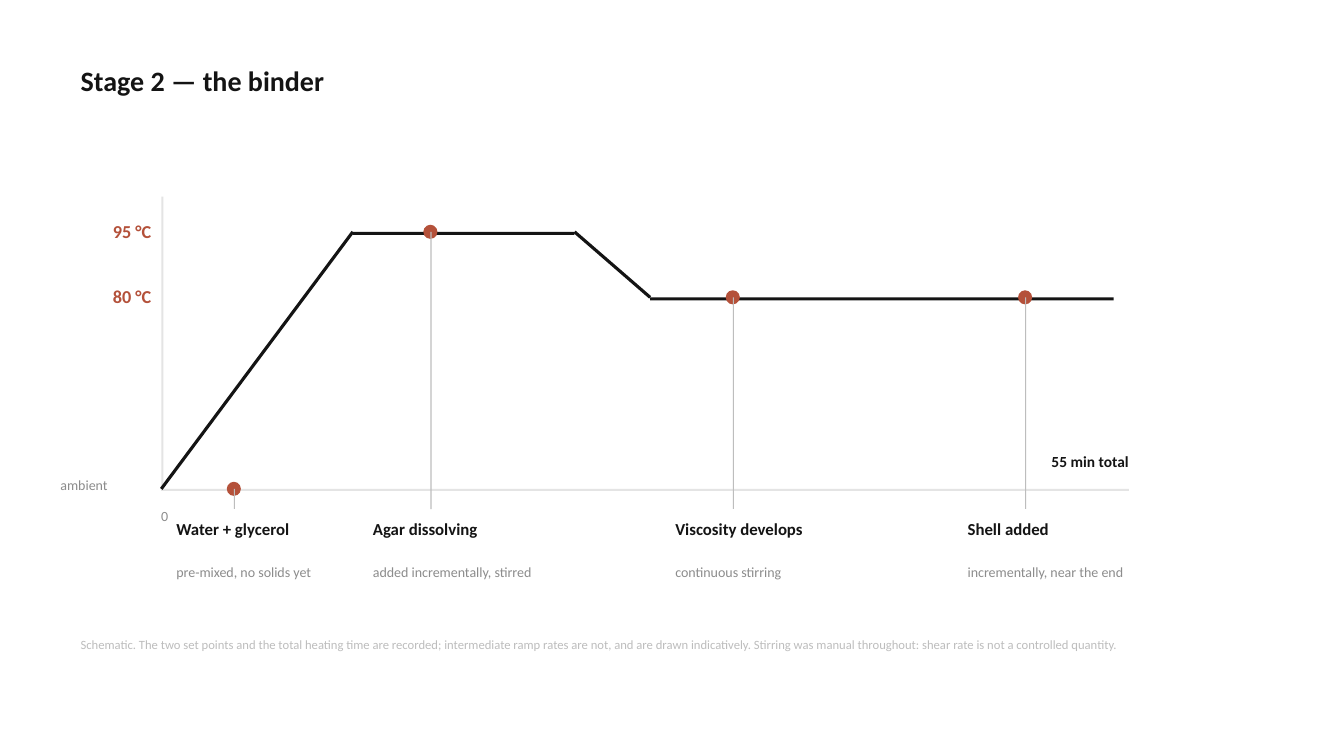
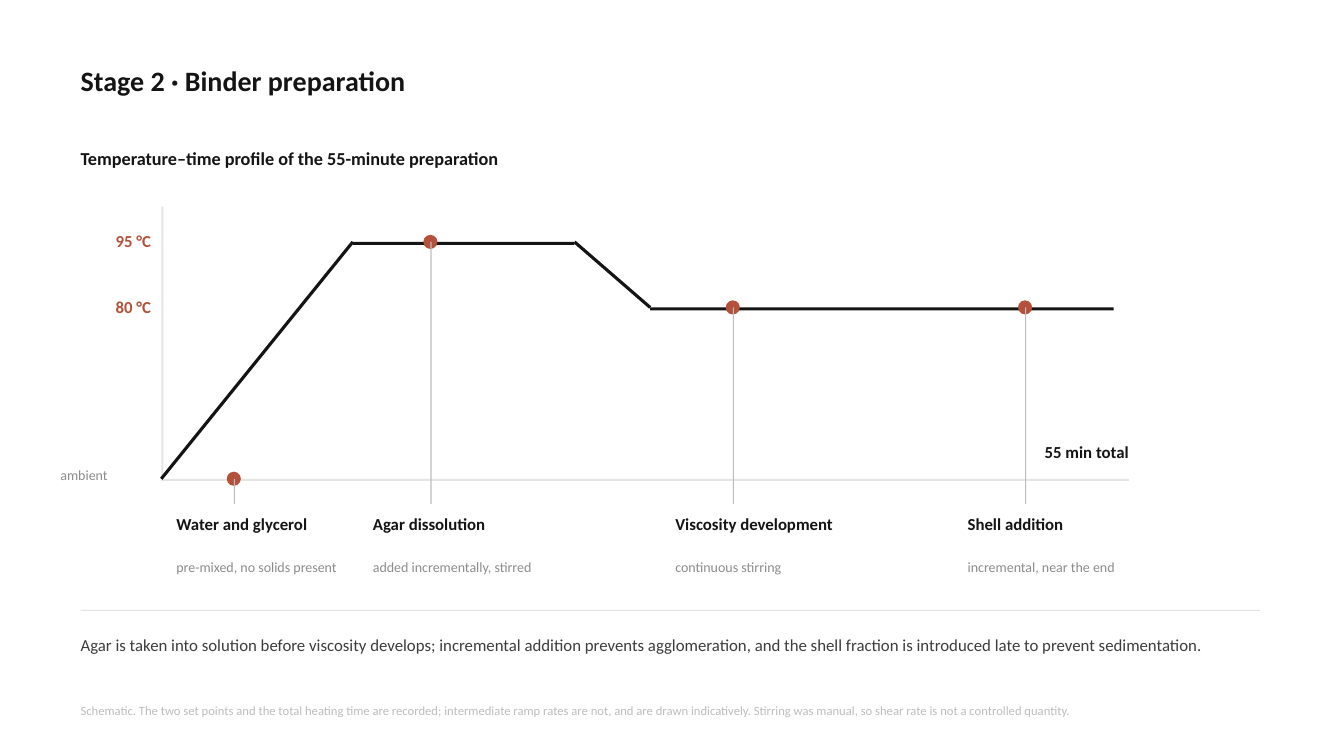
Before and after one commit to bunal91/sanat-ve-mekan, a slide deck: slide 13 of konferans-bildirisi/06-sunum/ICSMMEP26_Presentation_Unal.pptx (slide 11 before the commit). Drawn at 1344x756 pixels with LibreOffice and Linux fonts; fonts in the diff are those of the drawing. Boxes give left, top, right and bottom in pixels: in the first picture for what was removed or moved away, otherwise in the second. Text is boxed around its words. In the diff, an @@ line names an element or a change of style, - is before the commit and + after.

```diff
--- a/konferans-bildirisi/06-sunum/ICSMMEP26_Presentation_Unal.pptx
+++ b/konferans-bildirisi/06-sunum/ICSMMEP26_Presentation_Unal.pptx
@@ text at <box>81,71,405,96</box>: text changed @@
-Stage 2 — the binder
+Stage 2 · Binder preparation
@@ text added at <box>81,152,498,168</box>, 13 pt, text #141414, bold @@
+Temperature–time profile of the 55-minute preparation
@@ rectangle: place and size @@
-rectangle at <box>161,197,163,489</box>
+rectangle at <box>161,207,163,479</box>
@@ text "95 °C" at <box>116,235,151,247</box>: size 13 to 12 pt @@
@@ 3 ellipses, 2 texts, 2 rectangles, 1 line: place and size @@
-3 ellipses, 2 texts, 2 rectangles, 1 line at <box>113,225,1114,304</box>
+3 ellipses, 2 texts, 2 rectangles, 1 line at <box>116,235,1114,315</box>
@@ line moved from (161, 489) - (353, 232) to (161, 479) - (353, 242) @@
@@ rectangle: place and size @@
-rectangle at <box>431,232,432,509</box>
+rectangle at <box>431,242,432,504</box>
@@ text "80 °C" at <box>116,301,151,313</box>: size 13 to 12 pt @@
@@ rectangle: place and size @@
-rectangle at <box>733,297,734,509</box>
+rectangle at <box>733,308,734,504</box>
@@ rectangle: place and size @@
-rectangle at <box>1025,297,1026,509</box>
+rectangle at <box>1025,308,1026,504</box>
@@ text "55 min total" at <box>1045,446,1129,458</box>: size 11 to 12 pt @@
@@ 2 texts, 1 rectangle, 1 ellipse: place and size @@
-2 texts, 1 rectangle, 1 ellipse at <box>60,456,1129,496</box>
+2 texts, 1 rectangle, 1 ellipse at <box>60,446,1129,486</box>
@@ rectangle: place and size @@
-rectangle at <box>234,489,235,509</box>
+rectangle at <box>234,479,235,504</box>
@@ text removed at <box>161,512,168,521</box> @@
-0
@@ text at <box>176,518,307,533</box>: text changed @@
-Water + glycerol
+Water and glycerol
@@ text at <box>373,518,485,533</box>: text changed @@
-Agar dissolving
+Agar dissolution
@@ text at <box>675,518,832,533</box>: text changed @@
-Viscosity develops
+Viscosity development
@@ text at <box>968,518,1063,530</box>: text changed @@
-Shell added
+Shell addition
@@ text at <box>176,562,336,574</box>: text changed @@
-pre-mixed, no solids yet
+pre-mixed, no solids present
@@ text "added incrementally, stirred": place and size @@
-text "added incrementally, stirred" at <box>373,567,532,579</box>
+text "added incrementally, stirred" at <box>373,562,532,574</box>
@@ text "continuous stirring": place and size @@
-text "continuous stirring" at <box>675,567,781,580</box>
+text "continuous stirring" at <box>675,562,781,575</box>
@@ text at <box>968,562,1115,574</box>: text changed @@
-incrementally, near the end
+incremental, near the end
@@ rectangle added at <box>81,610,1260,611</box>, fill #E4E4E4 @@
@@ text added at <box>81,639,1202,654</box>, 12 pt, text #3C3C3C @@
+Agar is taken into solution before viscosity develops; incremental addition prevents agglomeration, and the shell fraction is introduced late to prevent sedimentation.
@@ text at <box>81,706,1069,717</box>: text changed @@
-Schematic. The two set points and the total heating time are recorded; intermediate ramp rates are not, and are drawn indicatively. Stirring was manual throughout: shear rate is not a controlled quantity.
+Schematic. The two set points and the total heating time are recorded; intermediate ramp rates are not, and are drawn indicatively. Stirring was manual, so shear rate is not a controlled quantity.
```
Also in this commit, not shown: 20 other slides changed, 8 slides added, 6 slides removed, 4 other files.
